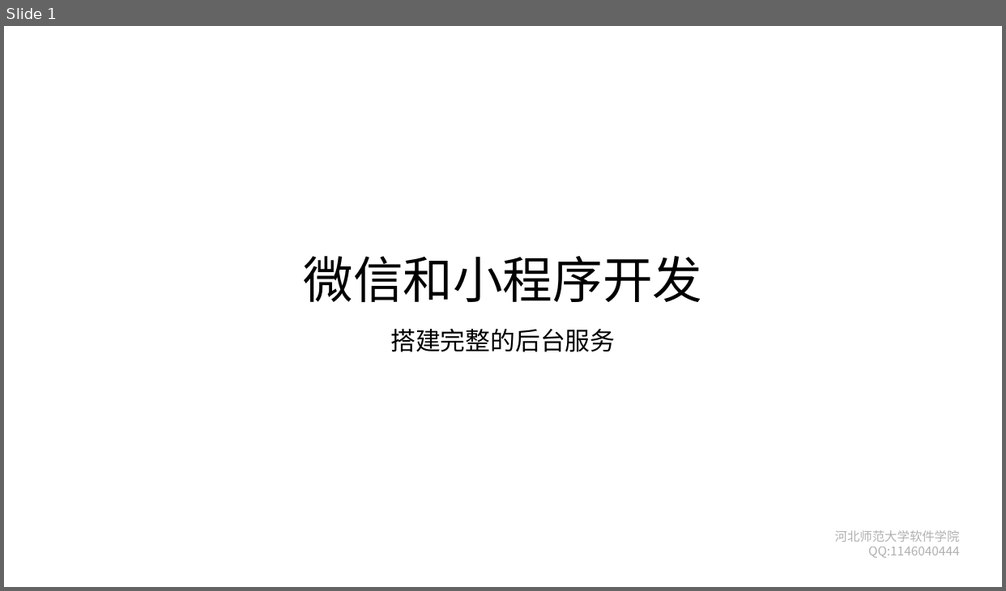
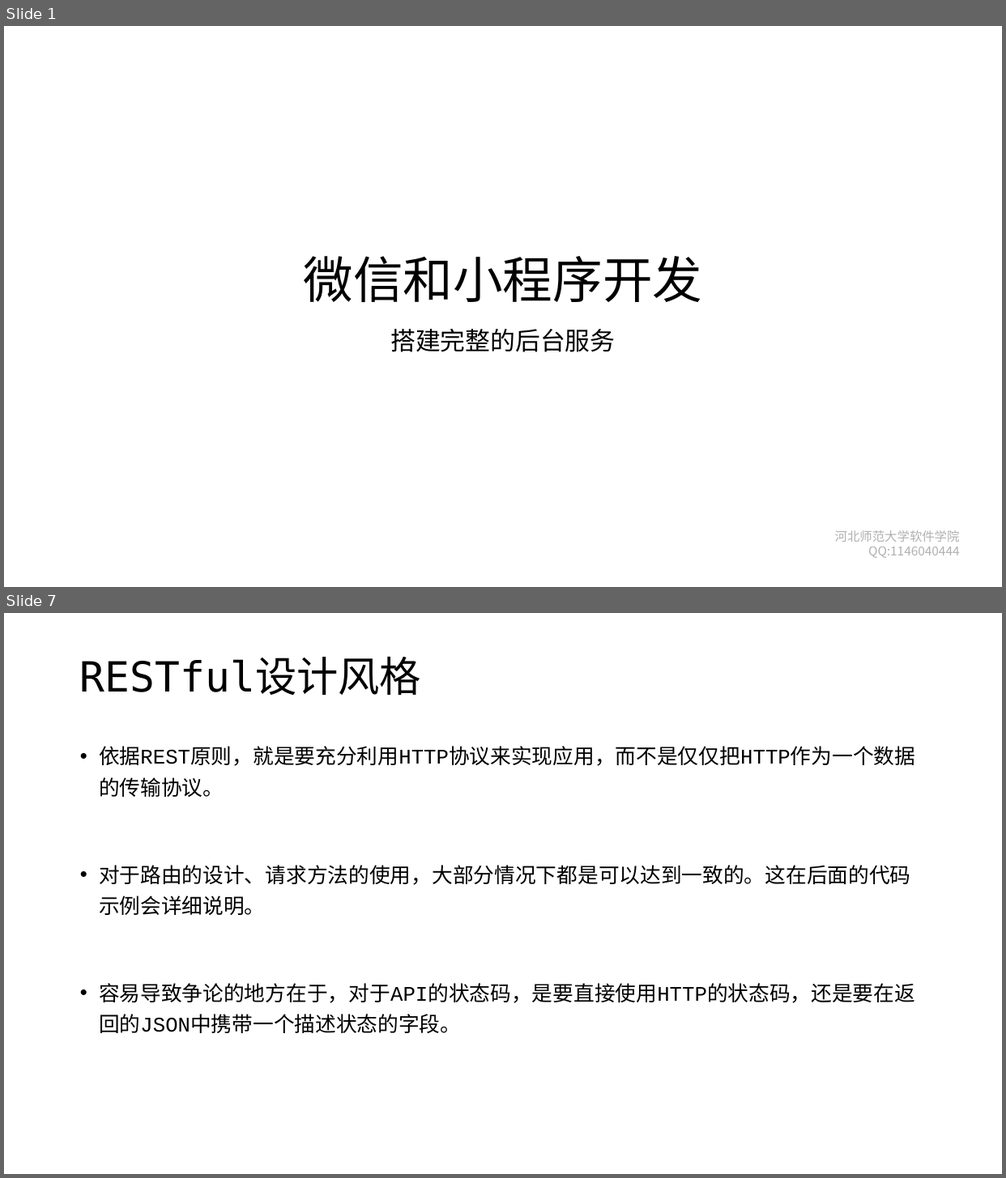
Before and after one commit to edu2act/course-wechat-and-miniprogram, a slide deck: materials/ch07/ch07-搭建完整的后台服务.pptx. Shown one above the other, each under a label of ours: slide 1 before the commit, slides 1 and 7 after it; the slides between them are not shown. The pictures are 1006x591 and 1006x1178 pixels, drawn with LibreOffice and Linux fonts; fonts in the diff are those of the drawing; background and template pictures are left out. Boxes give left, top, right and bottom in pixels: in the first picture for what was removed or moved away, otherwise in the second. Text is boxed around its words. In the diff, an @@ line names an element or a change of style, - is before the commit and + after.

```diff
--- a/materials/ch07/ch07-搭建完整的后台服务.pptx
+++ b/materials/ch07/ch07-搭建完整的后台服务.pptx
@@ slide 7 added at box(4, 613, 1002, 1174), background #FFFFFF @@
@@ title added at box(80, 658, 421, 695), 40 pt, text #000000 @@
+RESTful设计风格
@@ text added at box(99, 746, 915, 1033), 20 pt, text #000000 @@
+• 依据REST原则，就是要充分利用HTTP协议来实现应用，而不是仅仅把HTTP作为一个数据的传输协议。
+• 对于路由的设计、请求方法的使用，大部分情况下都是可以达到一致的。这在后面的代码示例会详细说明。
+• 容易导致争论的地方在于，对于API的状态码，是要直接使用HTTP的状态码，还是要在返回的JSON中携带一个描述状态的字段。
```
Also in this commit, not shown: 5 slides changed, 4 other slides added, 5 slides removed, 2 other files.
